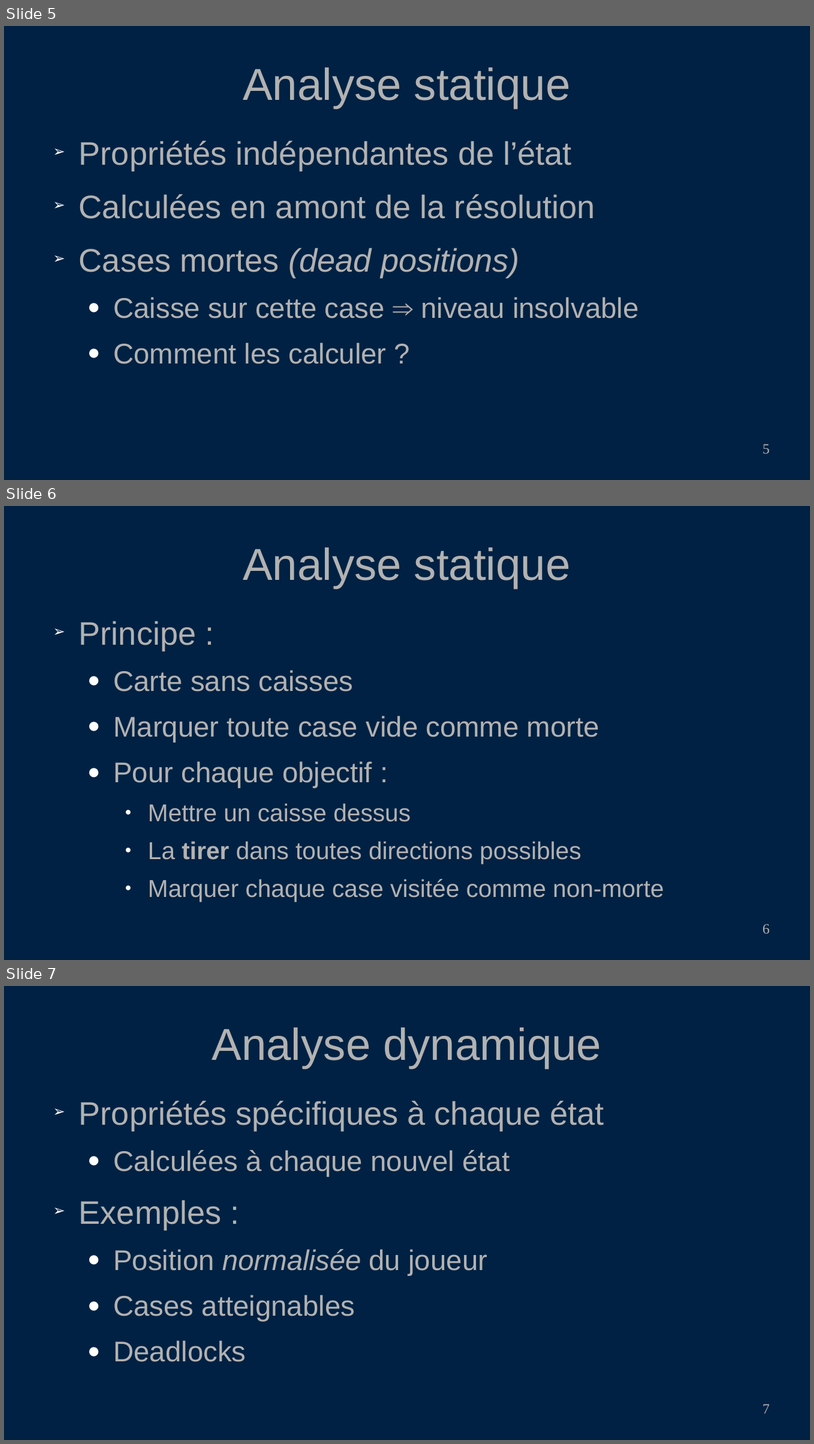
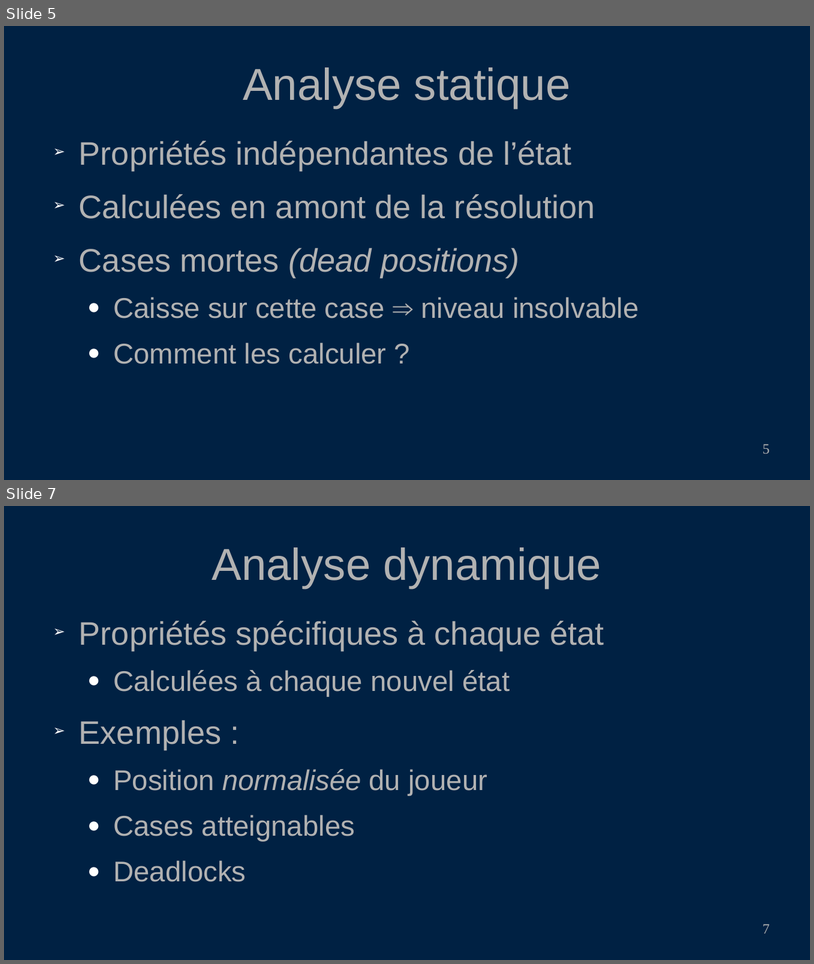
Before and after one commit to PoulpoGaz/sokoshell, a slide deck: documents/presentation.odp. Shown one above the other, each under a label of ours: slides 5, 6 and 7 before the commit, slides 5 and 7 after it; the slides between them are not shown. The pictures are 814x1444 and 814x964 pixels, drawn with LibreOffice and Linux fonts; fonts in the diff are those of the drawing. Boxes give left, top, right and bottom in pixels: in the first picture for what was removed or moved away, otherwise in the second. Text is boxed around its words. In the diff, an @@ line names an element or a change of style, - is before the commit and + after.

```diff
--- a/documents/presentation.odp
+++ b/documents/presentation.odp
@@ slide 6 removed at (4, 506, 810, 960), background #002143 @@
@@ title removed at (243, 547, 571, 588) @@
-Analyse statique
@@ text removed at (79, 621, 664, 901) @@
-➢ Principe :
-  ● Carte sans caisses
-  ● Marquer toute case vide comme morte
-  ● Pour chaque objectif :
-    ● Mettre un caisse dessus
-    ● La tirer dans toutes directions possibles
-    ● Marquer chaque case visitée comme non-morte
@@ page number removed at (763, 924, 770, 933) @@
-6
```
Also in this commit, not shown: 2 slides changed, 3 slides added, 2 other slides removed, 12 other files.
